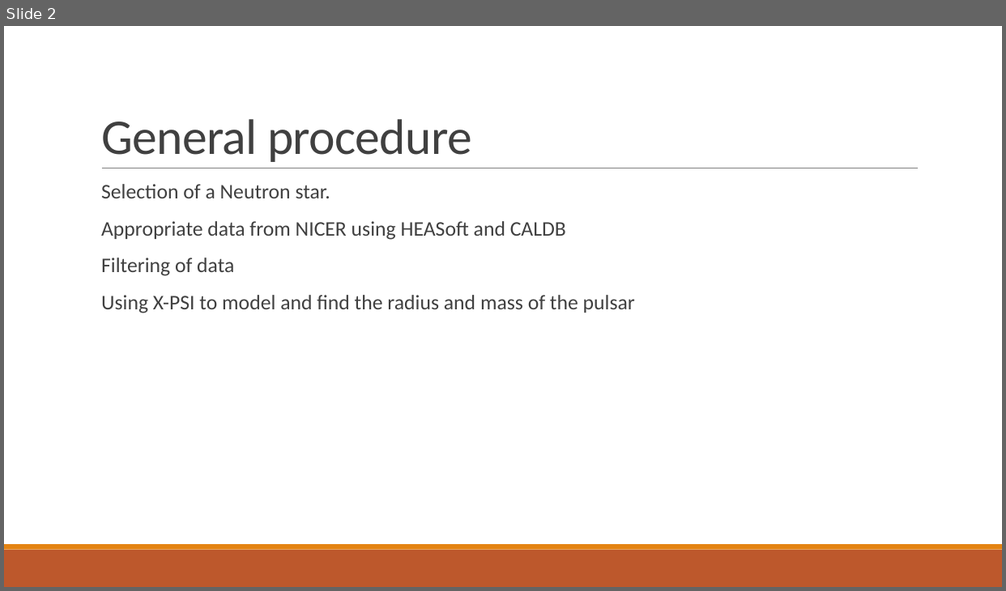
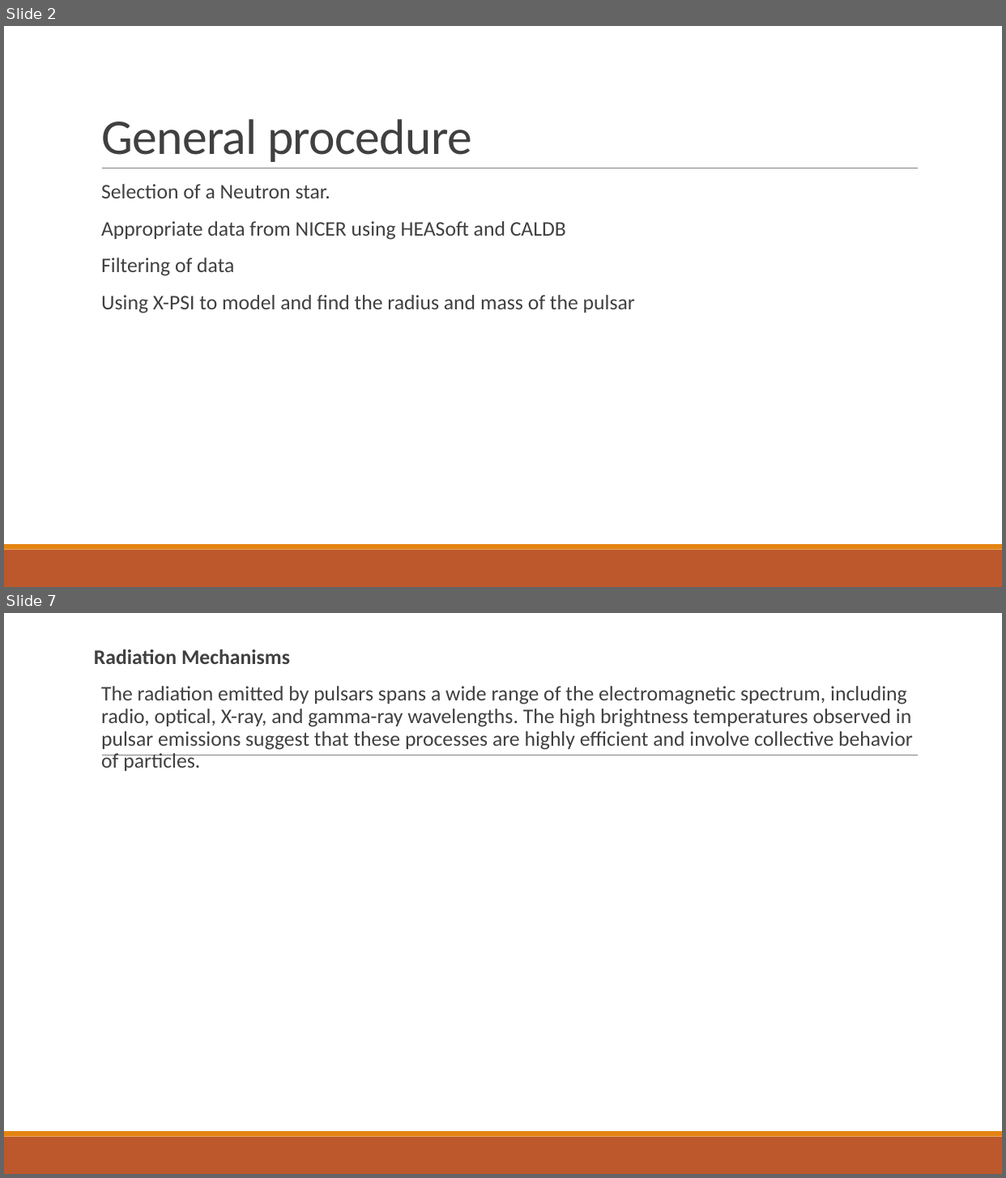
Before and after one commit to Avanee03/PPM-of-Neutron-star-Unveiling-hot-spot-geometry, a slide deck: Initial presentation.pptx. Shown one above the other, each under a label of ours: slide 2 before the commit, slides 2 and 7 after it; the slides between them are not shown. The pictures are 1006x591 and 1006x1178 pixels, drawn with LibreOffice and Linux fonts; fonts in the diff are those of the drawing. Boxes give left, top, right and bottom in pixels: in the first picture for what was removed or moved away, otherwise in the second. Text is boxed around its words. In the diff, an @@ line names an element or a change of style, - is before the commit and + after.

```diff
--- a/Initial presentation.pptx
+++ b/Initial presentation.pptx
@@ slide 7 added at [4, 613, 1002, 1174], background #FFFFFF; not listed: 3 template elements that a slide beside it also shows @@
@@ text added at [94, 649, 913, 771], 20 pt, text #404040 @@
+Radiation Mechanisms
+  The radiation emitted by pulsars spans a wide range of the electromagnetic spectrum, including radio, optical, X-ray, and gamma-ray wavelengths. The high brightness temperatures observed in pulsar emissions suggest that these processes are highly efficient and involve collective behavior of particles.
```
Also in this commit, not shown: 31 other slides added.
